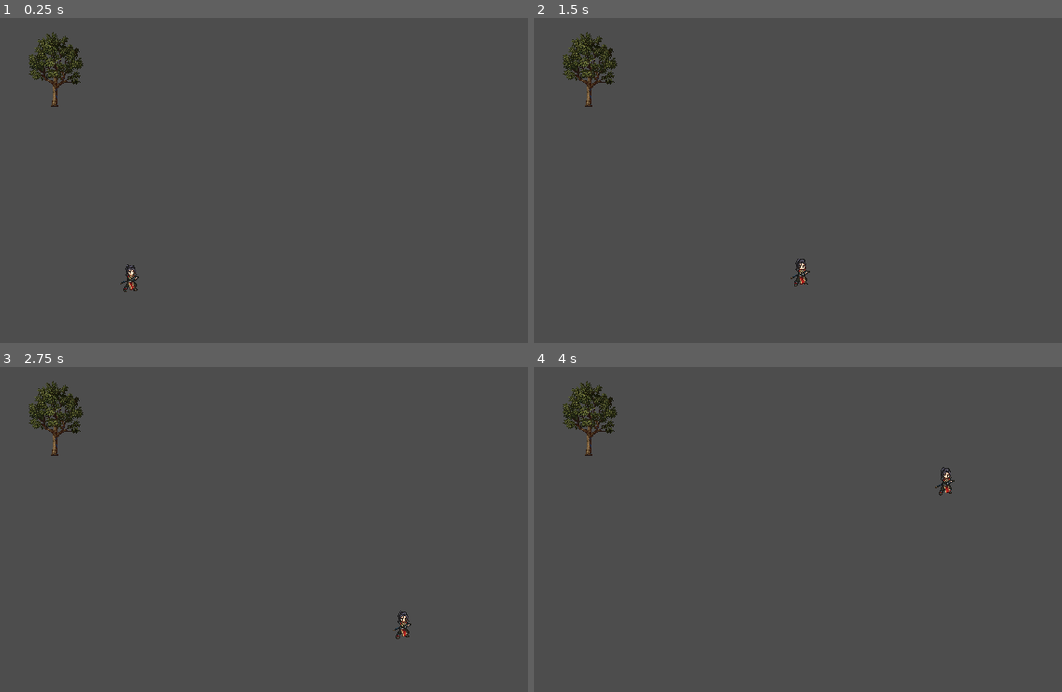
Above: before the commit, frames 1-4 (two rows, left to right).
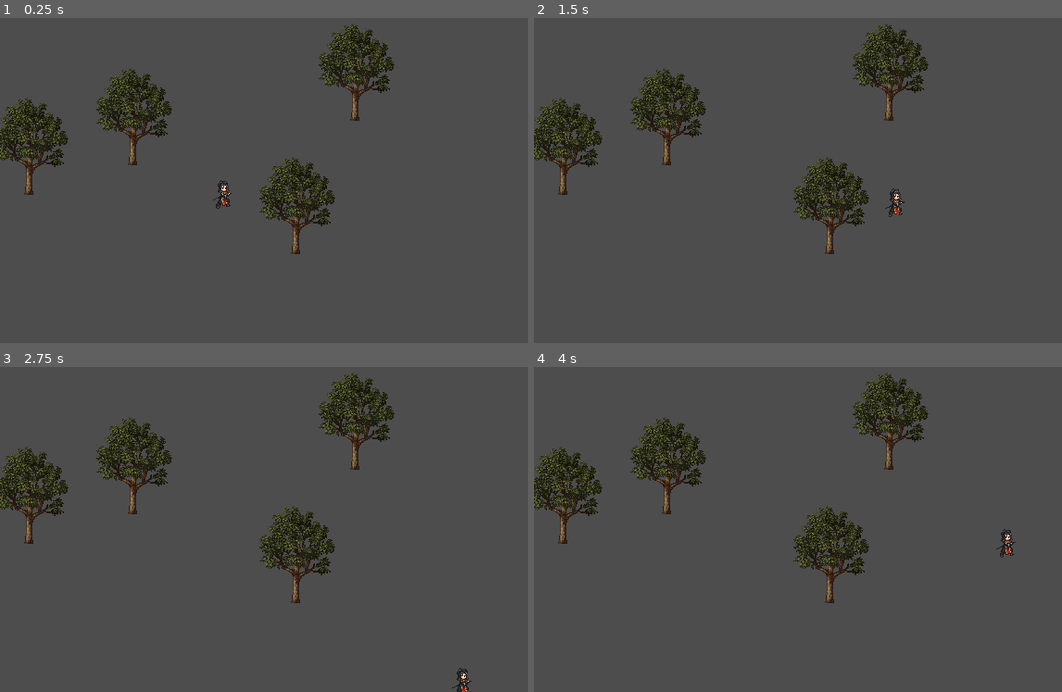
Above: after the commit, the same moments.

Repository: baifengxiao/action-rpg
Game: Godot game, scene res://World.tscn
Two runs of this game, one before a commit and one after it. Both use one fixed random seed, a clock stepped at 60 frames per second and the inputs below.
Inputs:
- Up to frame 1 (0.25 s): no input
- Up to frame 2 (1.5 s): tap Enter at 0.5 s; hold Right (ui_right) 0.53-1.28 s; hold Down (ui_down) from 1.28 s (still down)
- Up to frame 3 (2.75 s): release Down (ui_down) at 2.03 s; hold Right (ui_right) from 2.03 s (still down)
- Up to frame 4 (4 s): release Right (ui_right) at 2.78 s; hold Up (ui_up) 2.78-3.53 s; hold Left (ui_left) from 3.53 s (still down)

The runs differ from the first frame. In frame 1, 8.7% of the frame differs, in the area x 0-75%, y 1-85%; in frame 2, 8.7%, in the area x 0-75%, y 1-83%; in frame 3, 8.7%; in frame 4, 8.7%.

Commit message:
feat: part3.节点提取为场景，解决场景排序

Diff:
--- /dev/null
+++ b/Player/player.tscn
@@ -0,0 +1,23 @@
+[gd_scene load_steps=4 format=3 uid="uid://jy0fexd7h55g"]
+
+[ext_resource type="Script" path="res://Player/player.gd" id="1_d3nqt"]
+[ext_resource type="Texture2D" path="res://Player/Player.png" id="2_rsren"]
+
+[sub_resource type="CapsuleShape2D" id="CapsuleShape2D_yusqv"]
+radius = 2.0
+height = 8.0
+
+[node name="Player" type="CharacterBody2D"]
+script = ExtResource("1_d3nqt")
+
+[node name="Sprite2D" type="Sprite2D" parent="."]
+position = Vector2(0.107272, -4.33909)
+scale = Vector2(0.212803, 0.212803)
+texture = ExtResource("2_rsren")
+region_enabled = true
+region_rect = Rect2(232, 222, 48, 72)
+
+[node name="CollisionShape2D" type="CollisionShape2D" parent="."]
+position = Vector2(0.107272, -0.339092)
+rotation = -1.5708
+shape = SubResource("CapsuleShape2D_yusqv")
--- a/World.tscn
+++ b/World.tscn
@@ -1,37 +1,22 @@
-[gd_scene load_steps=5 format=3 uid="uid://jmwjjnry364r"]
+[gd_scene load_steps=3 format=3 uid="uid://jmwjjnry364r"]
 
-[ext_resource type="Texture2D" path="res://World/Tree001.png" id="1_c5rys"]
-[ext_resource type="Texture2D" path="res://Player/Player.png" id="2_hflr2"]
-[ext_resource type="Script" path="res://Player/player.gd" id="2_n0h4y"]
-
-[sub_resource type="CapsuleShape2D" id="CapsuleShape2D_yusqv"]
-radius = 2.0
-height = 8.0
+[ext_resource type="PackedScene" uid="uid://cw35fdfqmrwde" path="res://World/tree.tscn" id="2_18jwu"]
+[ext_resource type="PackedScene" uid="uid://jy0fexd7h55g" path="res://Player/player.tscn" id="2_jc0yk"]
 
 [node name="World" type="Node2D"]
+y_sort_enabled = true
 
-[node name="Tree001" type="Sprite2D" parent="."]
-position = Vector2(30, 28)
-scale = Vector2(0.191406, 0.191406)
-texture = ExtResource("1_c5rys")
+[node name="Player" parent="." instance=ExtResource("2_jc0yk")]
+position = Vector2(120, 104)
 
-[node name="Player" type="CharacterBody2D" parent="."]
-position = Vector2(70, 145)
-script = ExtResource("2_n0h4y")
-metadata/_edit_group_ = true
+[node name="Tree" parent="." instance=ExtResource("2_18jwu")]
+position = Vector2(72, 80)
 
-[node name="Sprite2D" type="Sprite2D" parent="Player"]
-scale = Vector2(0.212803, 0.212803)
-texture = ExtResource("2_hflr2")
-region_enabled = true
-region_rect = Rect2(232, 222, 48, 72)
+[node name="Tree2" parent="." instance=ExtResource("2_18jwu")]
+position = Vector2(16, 96)
 
-[node name="CollisionShape2D" type="CollisionShape2D" parent="Player"]
-position = Vector2(0, 4)
-rotation = -1.5708
-shape = SubResource("CapsuleShape2D_yusqv")
+[node name="Tree3" parent="." instance=ExtResource("2_18jwu")]
+position = Vector2(192, 56)
 
-[node name="StaticBody2D" type="StaticBody2D" parent="."]
-
-[node name="CollisionPolygon2D" type="CollisionPolygon2D" parent="StaticBody2D"]
-polygon = PackedVector2Array(0, 0, 32, 0, 8, 24, 16, 64, 32, 96, 24, 152, 48, 160, 104, 160, 160, 144, 184, 160, 240, 144, 280, 152, 280, 72, 240, 48, 264, 24, 200, 16, 320, 16, 320, 176, 0, 176)
+[node name="Tree4" parent="." instance=ExtResource("2_18jwu")]
+position = Vector2(160, 128)
--- /dev/null
+++ b/World/tree.tscn
@@ -0,0 +1,18 @@
+[gd_scene load_steps=3 format=3 uid="uid://cw35fdfqmrwde"]
+
+[ext_resource type="Texture2D" path="res://World/Tree001.png" id="1_olt4f"]
+
+[sub_resource type="CapsuleShape2D" id="CapsuleShape2D_2ox4c"]
+radius = 4.0
+height = 12.0
+
+[node name="Tree" type="StaticBody2D"]
+
+[node name="Sprite2D" type="Sprite2D" parent="."]
+position = Vector2(0.25005, -27.8131)
+scale = Vector2(0.259766, 0.25146)
+texture = ExtResource("1_olt4f")
+
+[node name="CollisionShape2D" type="CollisionShape2D" parent="."]
+position = Vector2(0.250042, 0.186871)
+shape = SubResource("CapsuleShape2D_2ox4c")
